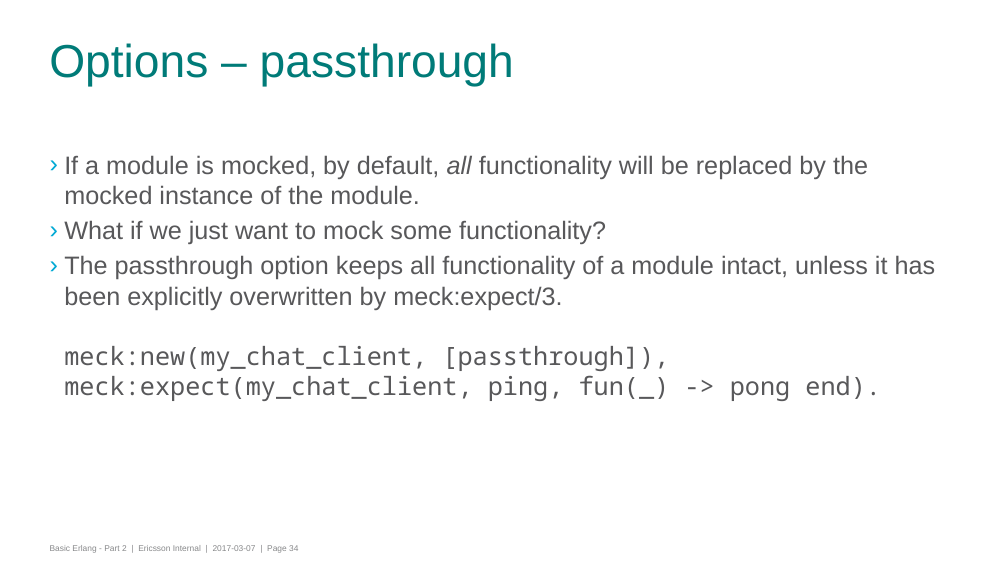
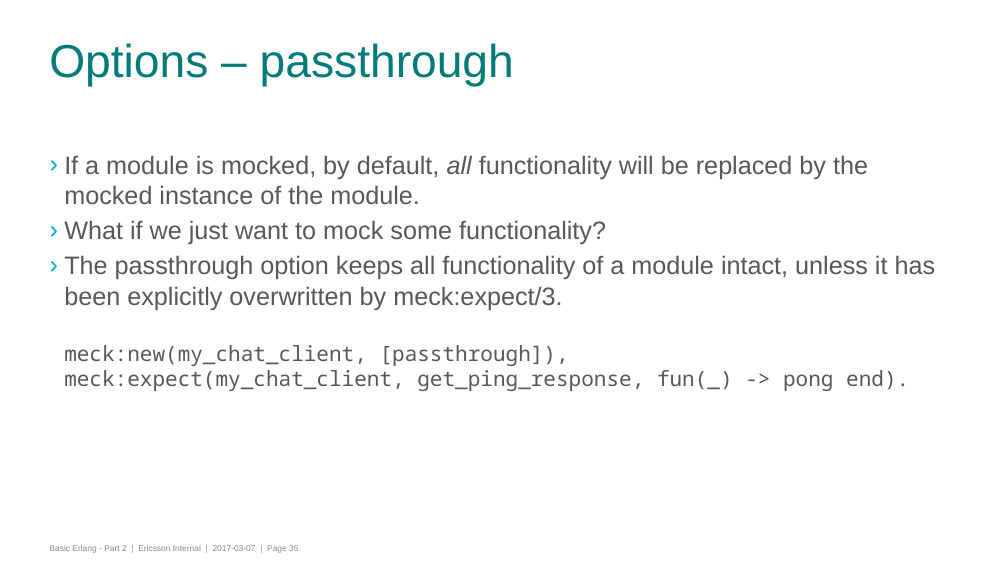
Before and after one commit to gwaerondor/unit_testing_in_erlang, a slide deck: slide 35 of basic_erlang_4/presentation/erlang_part_4_testing.pptx (slide 34 before the commit). Drawn at 1008x567 pixels with LibreOffice and Linux fonts; fonts in the diff are those of the drawing; background and template pictures are left out. Boxes give left, top, right and bottom in pixels: in the first picture for what was removed or moved away, otherwise in the second. Text is boxed around its words. In the diff, an @@ line names an element or a change of style, - is before the commit and + after.

```diff
--- a/basic_erlang_4/presentation/erlang_part_4_testing.pptx
+++ b/basic_erlang_4/presentation/erlang_part_4_testing.pptx
@@ text at [64,255,936,391]: text changed @@
-› The passthrough option keeps all functionality of a module intact, unless it has been explicitly overwritten by meck:expect/3.
-  meck:new(my_chat_client, [passthrough]),
-  meck:expect(my_chat_client, ping, fun(_) -> pong end).
+› The passthrough option keeps all functionality of a module intact, unless it has been explicitly overwritten by meck:expect/3.
+  meck:new(my_chat_client, [passthrough]),
+  meck:expect(my_chat_client, get_ping_response, fun(_) -> pong end).
```
Also in this commit, not shown: 7 other slides changed, 1 slide added, 9 other files.
